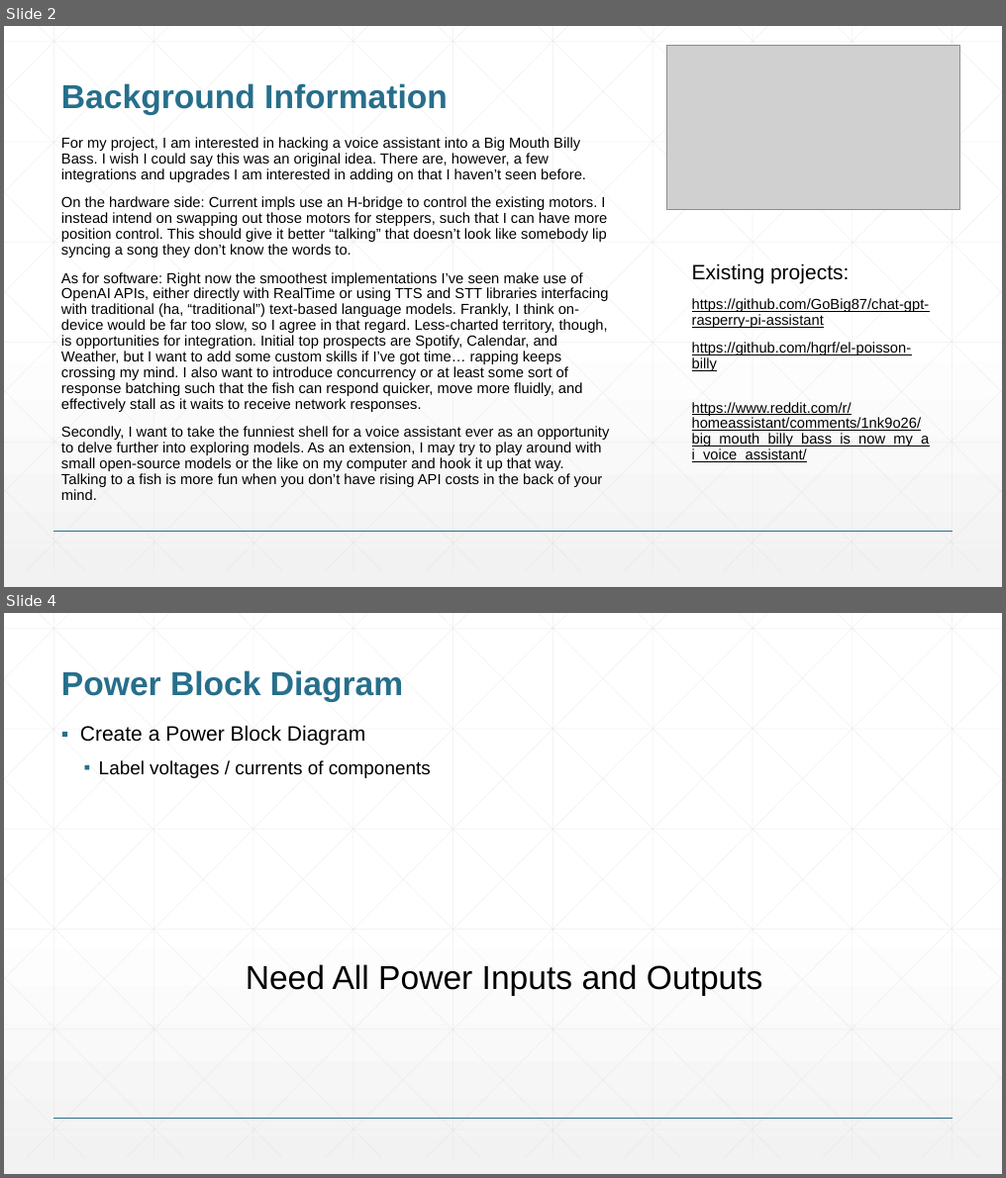
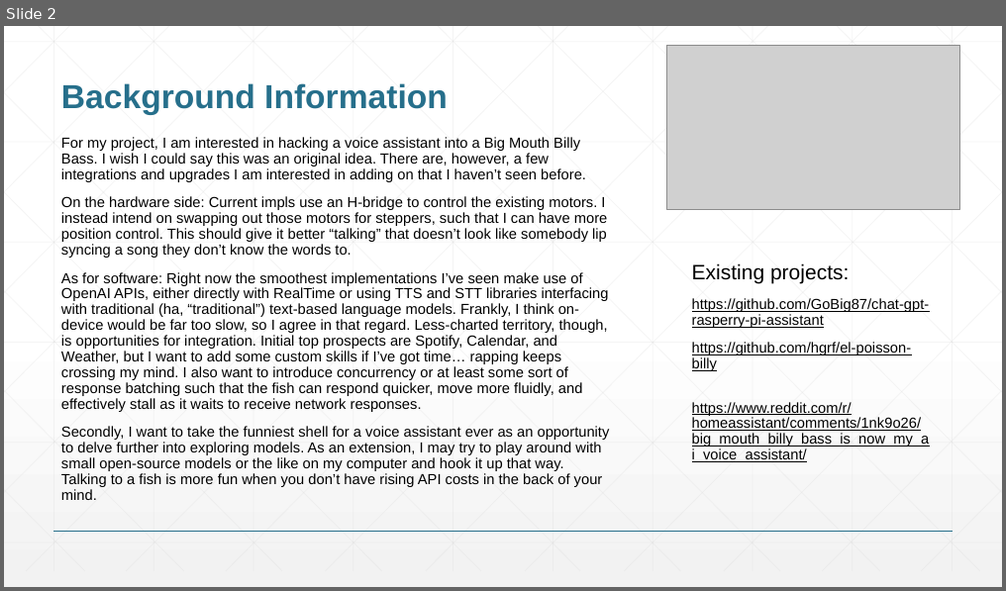
Before and after one commit to jwlieb/EDES301, a slide deck: project_01/docs/lieb_EDES301_project_01_proposal.pptx. Shown one above the other, each under a label of ours: slides 2 and 4 before the commit, slide 2 after it; the slides between them are not shown. The pictures are 1006x1178 and 1006x591 pixels, drawn with LibreOffice and Linux fonts; fonts in the diff are those of the drawing; grey boxes stand for pictures. Boxes give left, top, right and bottom in pixels: in the first picture for what was removed or moved away, otherwise in the second. Text is boxed around its words. In the diff, an @@ line names an element or a change of style, - is before the commit and + after.

```diff
--- a/project_01/docs/lieb_EDES301_project_01_proposal.pptx
+++ b/project_01/docs/lieb_EDES301_project_01_proposal.pptx
@@ slide 4 removed at [4,613,1002,1174], background gradient #FFFFFF to #F2F2F2; not listed: 47 template elements that a slide beside it also shows @@
@@ title removed at [61,670,403,702] @@
-Power Block Diagram
@@ text removed at [80,725,431,778] @@
-▪ Create a Power Block Diagram
-  ▪ Label voltages / currents of components
@@ text removed at [246,964,763,996] @@
-Need All Power Inputs and Outputs
```
Also in this commit, not shown: 1 slide changed, 2 slides added, 2 other slides removed.
